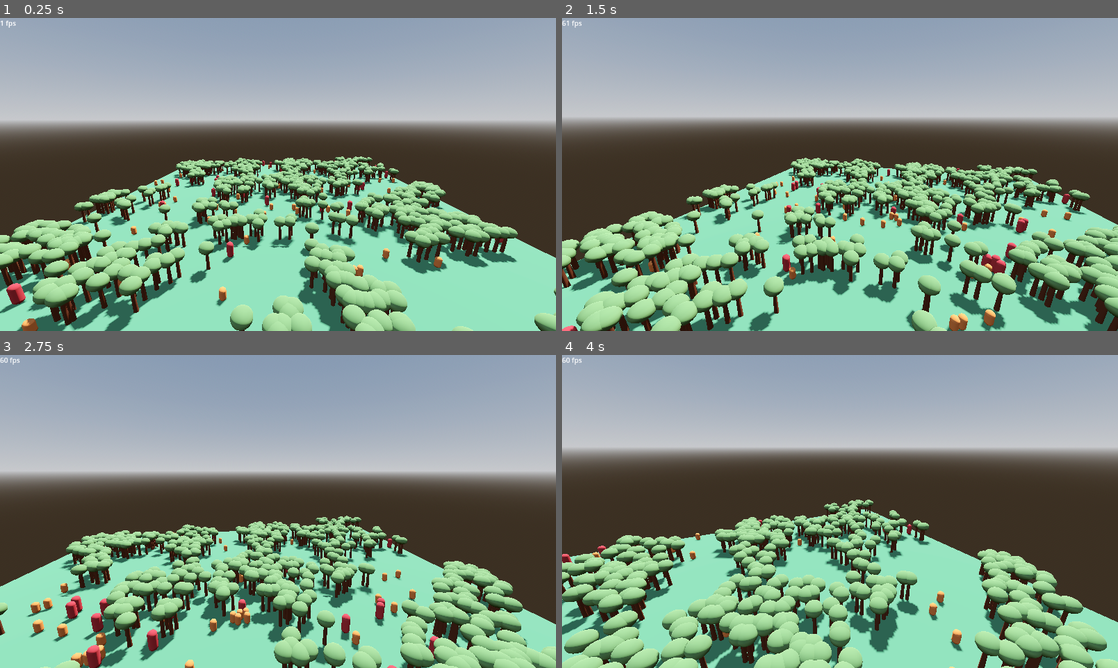
Above: before the commit, frames 1-4 (two rows, left to right).
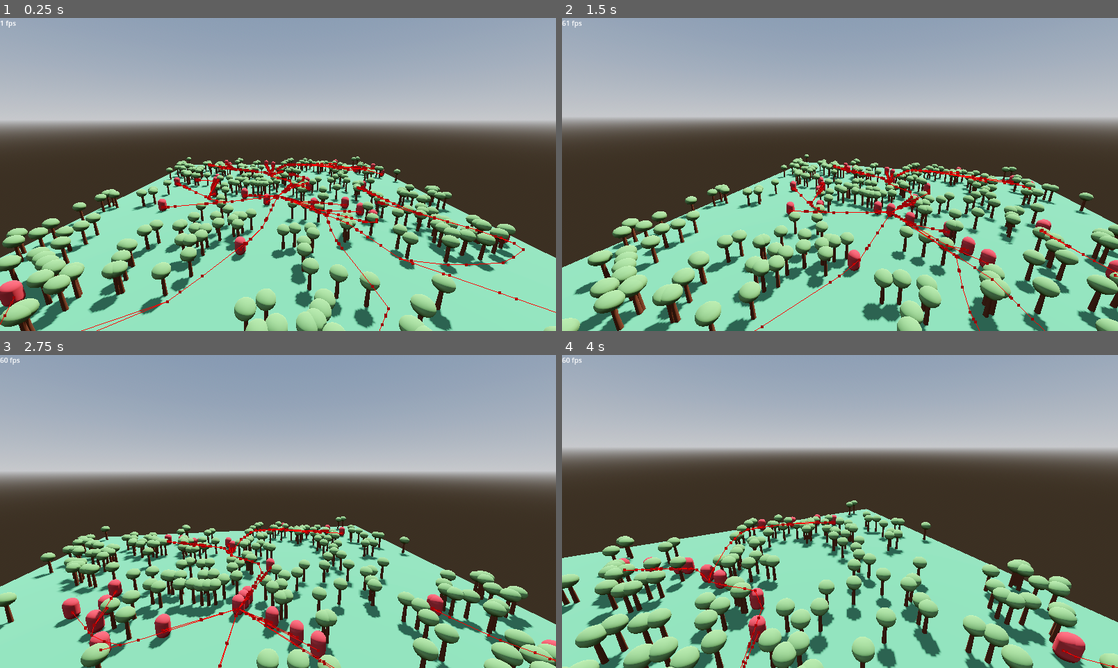
Above: after the commit, the same moments.

Repository: LyciaStenson/EcosystemSimulation
Game: Godot game, scene res://Scenes/Main.tscn
Two runs of this game, one before a commit and one after it. Both use one fixed random seed, a clock stepped at 60 frames per second and the inputs below.
Inputs (mouse positions are in pixels of both pictures, inside the frame that each line leads up to):
- Up to frame 1 (0.25 s): no input
- Up to frame 2 (1.5 s): move the mouse to (867, 174) at 0.52 s; hold W (MoveForward) from 0.53 s (still down); move the mouse to (812, 174) at 1.27 s
- Up to frame 3 (2.75 s): keep holding W (MoveForward); move the mouse to (289, 505) at 2.02 s
- Up to frame 4 (4 s): keep holding W (MoveForward); move the mouse to (834, 517) at 2.77 s; move the mouse to (878, 514) at 3.52 s

The runs differ from the first frame. In frame 1, 28% of the frame differs, in the area x 0-100%, y 44-100%; in frame 2, 31%, in the area x 0-100%, y 43-100%; in frame 3, 24%; in frame 4, 28%.

Commit message:
Switching back to direct movement of agents

Diff:
--- a/Scenes/EcosystemManager.tscn
+++ b/Scenes/EcosystemManager.tscn
@@ -5,7 +5,6 @@
 [ext_resource type="PackedScene" uid="uid://bgikwvc66amod" path="res://Scenes/Prey.tscn" id="3_qsvxw"]
 
 [sub_resource type="NavigationMesh" id="NavigationMesh_iaftw"]
-agent_radius = 0.3
 
 [sub_resource type="StandardMaterial3D" id="StandardMaterial3D_wq7xt"]
 albedo_color = Color(0.343142, 0.169645, 0.0700111, 1)
@@ -26,9 +25,8 @@
 navigation_mesh = SubResource("NavigationMesh_iaftw")
 script = ExtResource("1_roijb")
 predator_num = 35
-prey_num = 50
-tree_threshold = 0.05
-tree_probability = 0.01
+tree_threshold = 0.01
+tree_probability = 0.003
 predator_scene = ExtResource("2_2rcuf")
 prey_scene = ExtResource("3_qsvxw")
 tree_mesh = SubResource("CylinderMesh_mvuc2")
--- a/Scenes/Player.tscn
+++ b/Scenes/Player.tscn
@@ -1,17 +1,10 @@
-[gd_scene load_steps=4 format=3 uid="uid://1n6rp3pfmw1q"]
+[gd_scene load_steps=3 format=3 uid="uid://1n6rp3pfmw1q"]
 
 [ext_resource type="Script" path="res://Scripts/Player.gd" id="1_m4e1o"]
 [ext_resource type="Script" path="res://Scripts/FPSLabel.gd" id="2_sn7b0"]
 
-[sub_resource type="SphereShape3D" id="SphereShape3D_uwlpy"]
-radius = 0.15
-
-[node name="Player" type="CharacterBody3D"]
-motion_mode = 1
+[node name="Player" type="Node3D"]
 script = ExtResource("1_m4e1o")
-
-[node name="CollisionShape" type="CollisionShape3D" parent="."]
-shape = SubResource("SphereShape3D_uwlpy")
 
 [node name="Camera" type="Camera3D" parent="."]
 
--- a/Scenes/Predator.tscn
+++ b/Scenes/Predator.tscn
@@ -7,26 +7,17 @@
 
 [sub_resource type="CapsuleMesh" id="CapsuleMesh_7ik3y"]
 material = SubResource("StandardMaterial3D_7iswk")
-radius = 0.3
-height = 1.5
-
-[sub_resource type="CapsuleShape3D" id="CapsuleShape3D_50c2x"]
-radius = 0.3
-height = 1.5
+height = 1.75
 
 [sub_resource type="SphereShape3D" id="SphereShape3D_viinu"]
 radius = 5.0
 
-[node name="Predator" type="CharacterBody3D"]
+[node name="Predator" type="Node3D"]
 script = ExtResource("1_pjthh")
 
 [node name="MeshInstance" type="MeshInstance3D" parent="."]
-transform = Transform3D(1, 0, 0, 0, 1, 0, 0, 0, 1, 0, 0.75, 0)
+transform = Transform3D(1, 0, 0, 0, 1, 0, 0, 0, 1, 0, 0.875, 0)
 mesh = SubResource("CapsuleMesh_7ik3y")
-
-[node name="CollisionShape" type="CollisionShape3D" parent="."]
-transform = Transform3D(1, 0, 0, 0, 1, 0, 0, 0, 1, 0, 0.75, 0)
-shape = SubResource("CapsuleShape3D_50c2x")
 
 [node name="VisibilityArea" type="Area3D" parent="."]
 
@@ -35,3 +26,4 @@
 
 [node name="NavigationAgent" type="NavigationAgent3D" parent="."]
 max_neighbors = 50
+debug_enabled = true
--- a/Scenes/Prey.tscn
+++ b/Scenes/Prey.tscn
@@ -10,23 +10,15 @@
 radius = 0.25
 height = 1.0
 
-[sub_resource type="CapsuleShape3D" id="CapsuleShape3D_fd1nd"]
-radius = 0.25
-height = 1.0
-
 [sub_resource type="SphereShape3D" id="SphereShape3D_atyq5"]
 radius = 5.0
 
-[node name="Prey" type="CharacterBody3D"]
+[node name="Prey" type="Node3D"]
 script = ExtResource("1_wcvex")
 
 [node name="MeshInstance" type="MeshInstance3D" parent="."]
 transform = Transform3D(1, 0, 0, 0, 1, 0, 0, 0, 1, 0, 0.5, 0)
 mesh = SubResource("CapsuleMesh_quewn")
-
-[node name="CollisionShape" type="CollisionShape3D" parent="."]
-transform = Transform3D(1, 0, 0, 0, 1, 0, 0, 0, 1, 0, 0.5, 0)
-shape = SubResource("CapsuleShape3D_fd1nd")
 
 [node name="VisibilityArea" type="Area3D" parent="."]
 
--- a/Scripts/EcosystemManager.gd
+++ b/Scripts/EcosystemManager.gd
@@ -3,7 +3,7 @@
 @export var predator_num : int
 @export var prey_num : int
 @export var tree_threshold : float
-@export_range(0, 1, 0.01) var tree_probability : float
+@export_range(0, 1, 0.001) var tree_probability : float
 
 @export var predator_scene : PackedScene
 @export var prey_scene : PackedScene
@@ -68,13 +68,13 @@
 	add_child(leaves_multimesh)
 
 func add_tree(index : int, tree_pos : Vector3):
-	var tree_body : StaticBody3D = StaticBody3D.new()
-	add_child(tree_body)
-	tree_body.global_position = tree_pos
-	var tree_collision : CollisionShape3D = CollisionShape3D.new()
-	tree_body.add_child(tree_collision)
-	tree_collision.shape = CylinderShape3D.new()
-	tree_collision.shape.radius = 0.1
-	tree_collision.shape.height = 2
+	#var tree_body : StaticBody3D = StaticBody3D.new()
+	#add_child(tree_body)
+	#tree_body.global_position = tree_pos + Vector3(0.0, 1.0, 0.0)
+	#var tree_collision : CollisionShape3D = CollisionShape3D.new()
+	#tree_body.add_child(tree_collision)
+	#tree_collision.shape = CylinderShape3D.new()
+	#tree_collision.shape.radius = 0.1
+	#tree_collision.shape.height = 2
 	tree_multimesh.multimesh.set_instance_transform(index, Transform3D(Basis(), tree_pos))
 	leaves_multimesh.multimesh.set_instance_transform(index, Transform3D(Basis(), tree_pos + Vector3(0.0, 1.0, 0.0)))
--- a/Scripts/Predator.gd
+++ b/Scripts/Predator.gd
@@ -1,11 +1,13 @@
-extends CharacterBody3D
+extends Node3D
 class_name Predator
 
 const SPEED : float = 3.0
 
 var lifetime : float = 180.0
 
-var gravity : float = ProjectSettings.get_setting("physics/3d/default_gravity")
+#var gravity : float = ProjectSettings.get_setting("physics/3d/default_gravity")
+
+var velocity : Vector3
 
 @onready var nav_agent : NavigationAgent3D = $NavigationAgent
 @onready var visibility_area : Area3D = $VisibilityArea
@@ -30,8 +32,8 @@
 
 	nav_agent.target_position = get_target_position()
 
-	if not is_on_floor():
-		velocity.y -= gravity * delta
+	#if not is_on_floor():
+		#velocity.y -= gravity * delta
 
 	var direction : Vector3
 
@@ -47,7 +49,7 @@
 		velocity.x = move_toward(velocity.x, 0, SPEED)
 		velocity.z = move_toward(velocity.z, 0, SPEED)
 
-	move_and_slide()
+	global_position += velocity * delta
 
 func get_target_position() -> Vector3:
 	if prey:
--- a/Scripts/Prey.gd
+++ b/Scripts/Prey.gd
@@ -1,4 +1,4 @@
-extends CharacterBody3D
+extends Node3D
 class_name Prey
 
 var gravity : float = ProjectSettings.get_setting("physics/3d/default_gravity")
@@ -13,6 +13,8 @@
 @onready var visibility_area : Area3D = $VisibilityArea
 
 @export var prey : Node3D
+
+var velocity : Vector3
 
 func _ready():
 	birth_time = Time.get_ticks_msec()
@@ -30,9 +32,6 @@
 
 	nav_agent.target_position = get_target_position()
 
-	if not is_on_floor():
-		velocity.y -= gravity * delta
-
 	var direction : Vector3
 
 	if nav_agent.is_navigation_finished():
@@ -47,7 +46,7 @@
 		velocity.x = move_toward(velocity.x, 0, SPEED)
 		velocity.z = move_toward(velocity.z, 0, SPEED)
 
-	move_and_slide()
+	global_position += velocity * delta
 
 func get_target_position() -> Vector3:
 	if prey:
Not shown: 1 places in Scenes/Predator.tscn that only renumber resources
Not shown: 1 places in Scenes/Prey.tscn that only renumber resources
